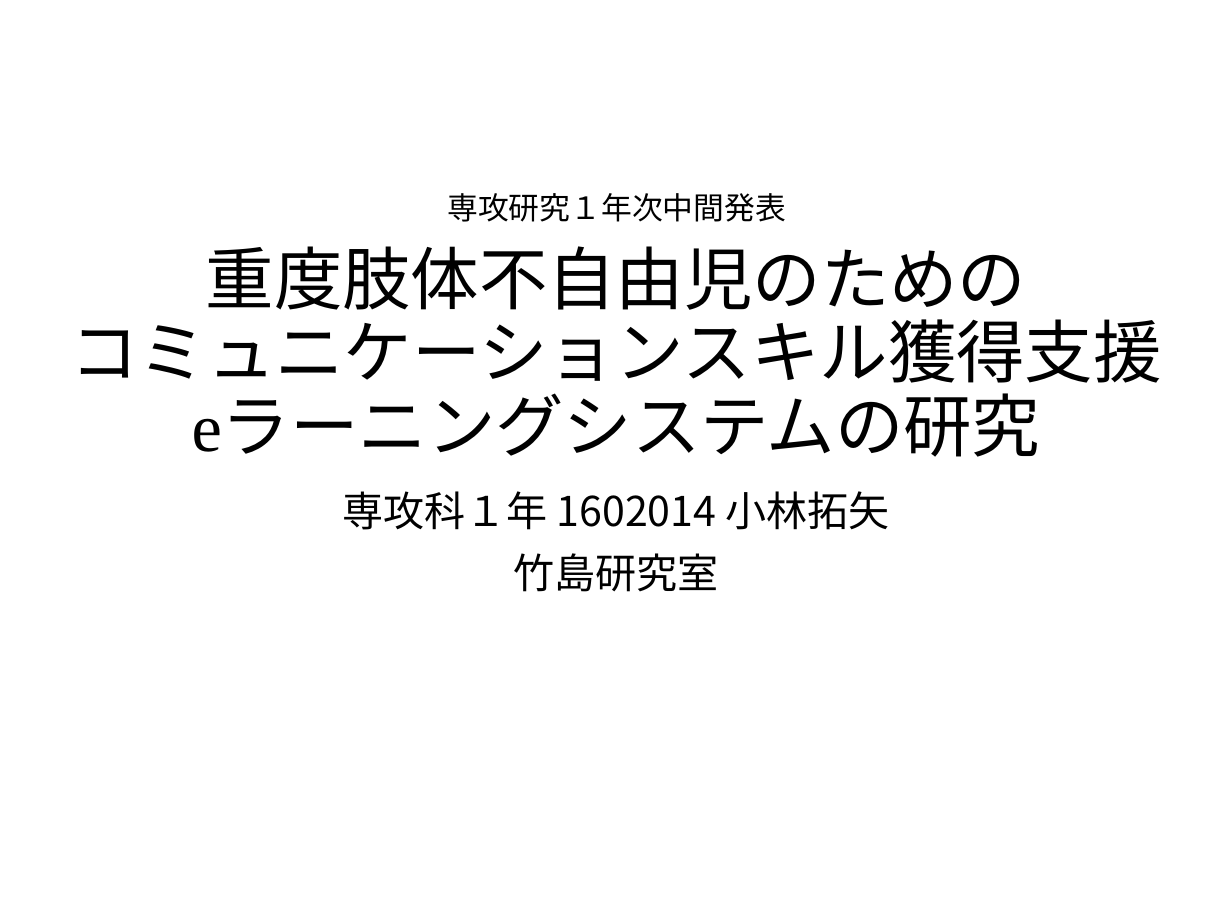
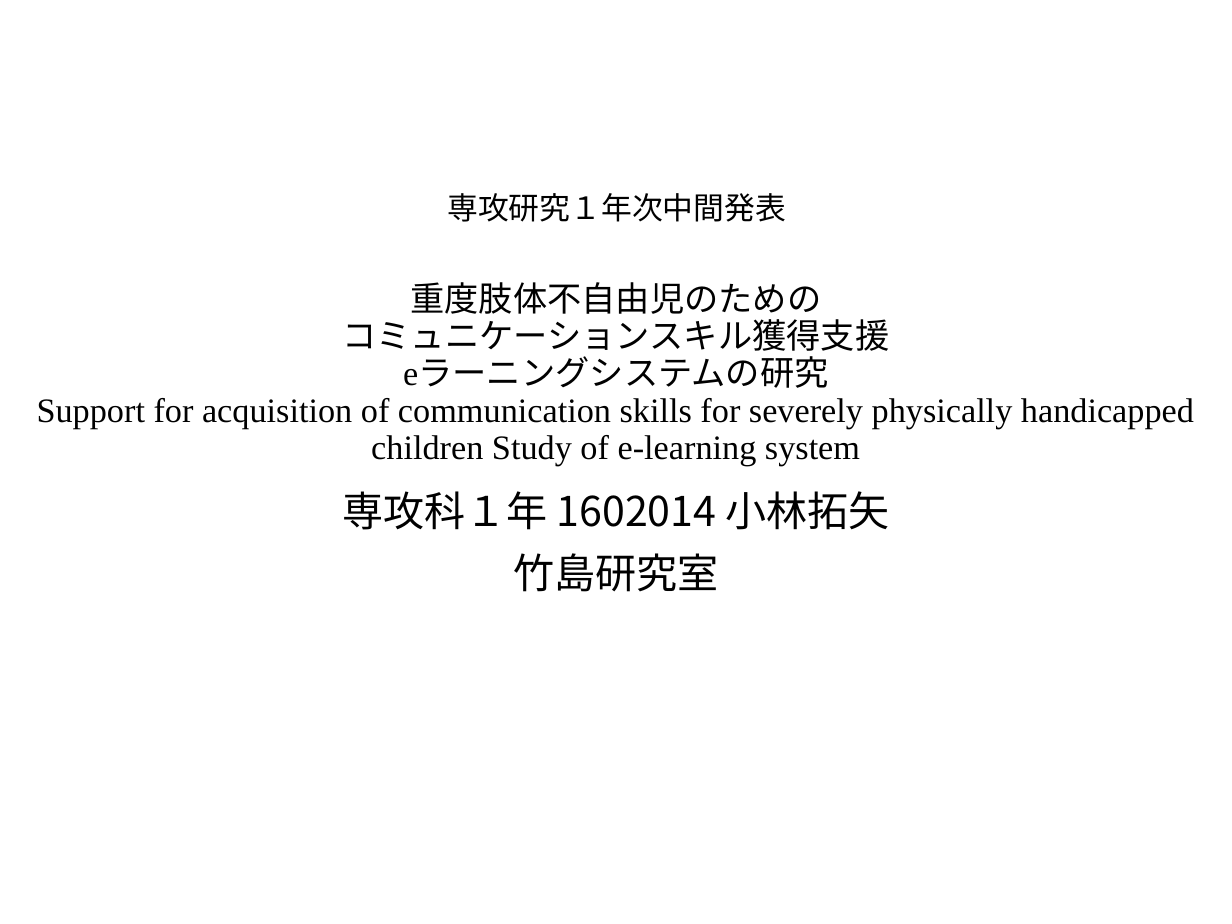
Before and after one commit to mimiiiz/SummerTrainning, a slide deck: slide 1 of 発表スライド432.pptx. Drawn at 1232x924 pixels with LibreOffice and Linux fonts; fonts in the diff are those of the drawing. Boxes give left, top, right and bottom in pixels: in the first picture for what was removed or moved away, otherwise in the second. Text is boxed around its words. In the diff, an @@ line names an element or a change of style, - is before the commit and + after.

Commit message:
more translate

```diff
--- a/発表スライド432.pptx
+++ b/発表スライド432.pptx
@@ title at [37,282,1194,466]: text changed; size 40 to 20 pt @@
-重度肢体不自由児のための
-コミュニケーションスキル獲得支援
-eラーニングシステムの研究
+重度肢体不自由児のための
+コミュニケーションスキル獲得支援
+eラーニングシステムの研究
+Support for acquisition of communication skills for severely physically handicapped children Study of e-learning system
```
